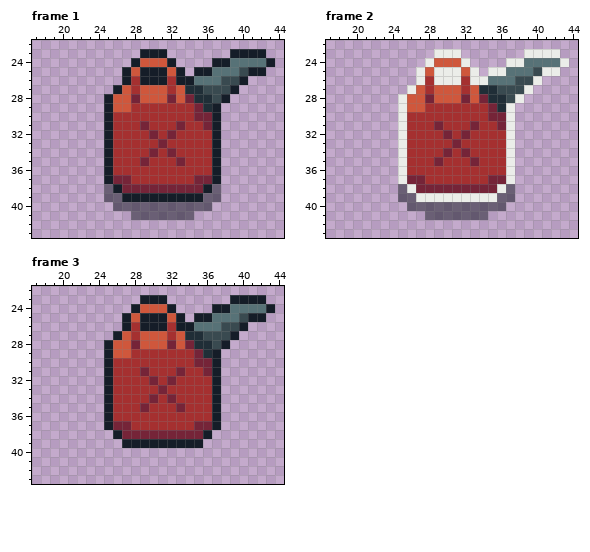
One commit to this pixel-art file: Assets/Textures/Items/Fuel.aseprite. That is the earlier state.
64x64 pixels, 3 frames. Shown: frame 1: x 17..44, y 22..43; frame 2: x 17..44, y 22..43; frame 3: x 17..44, y 22..43. The old version is drawn lined up with the new one.
New version:
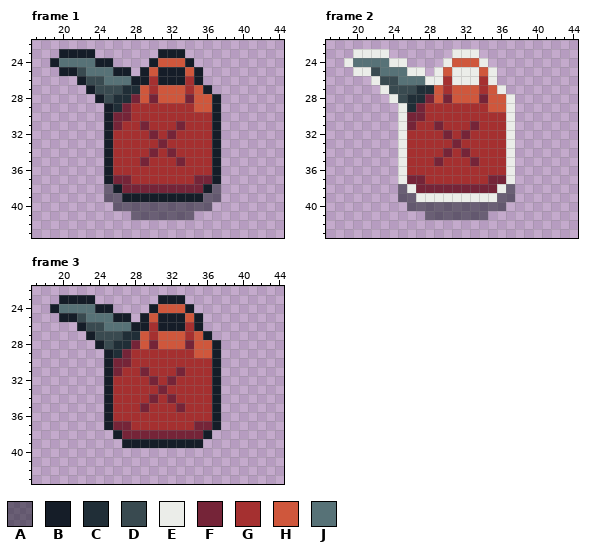
Palette (. is transparent): A #10141f80  B #151d28  C #202e37  D #394a50  E #ebede9  F #752438  G #a53030  H #cf573c  J #577277
Change:
whole drawing moved by -1,+0 (the old picture is shown already moved)
Changed rows in their new state; - is an unchanged pixel.
Frame 1:
first column x 19:
23 -BBBB-----..-BB-----....-
24 BJJJJBB--..B-HHB--.......
25 -BBDJJJB-.-H-B-H-.......-
26 ---BDDJJJB-G-B-GB.....---
27 ----BDDDCC-G-H-GHB...----
28 -----BDCC--F-H--HHB.-----
29 -------CF-------HH-------
30 -------FF-------GG-------
31 -------F---------G-------
Frame 2:
first column x 19:
23 -EEEE-----..-EE-----....-
24 EJJJJEE--..E-HHE--.......
25 -EEDJJJE-.-H-E-H-.......-
26 ---EDDJJJE-G-E-GE.....---
27 ----EDDDCC-G-H-GHE...----
28 -----EDCC--F-H--HHE.-----
29 -------CF-------HH-------
30 -------FF-------GG-------
31 -------F---------G-------
Frame 3: the same change as frame 1
